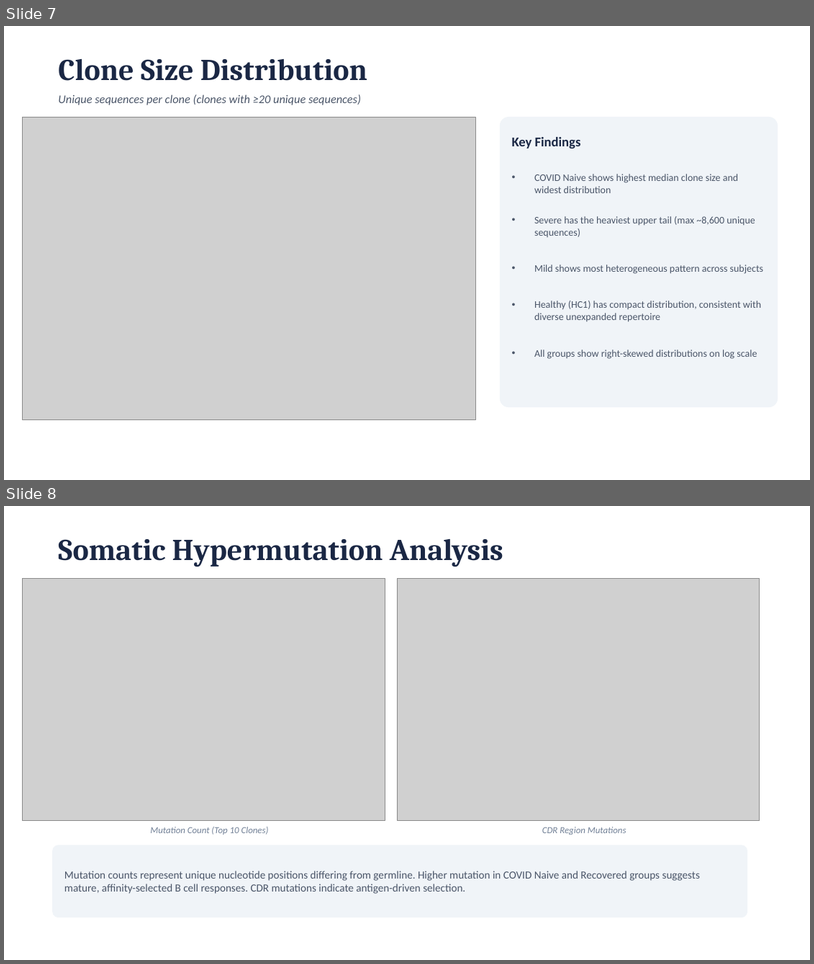
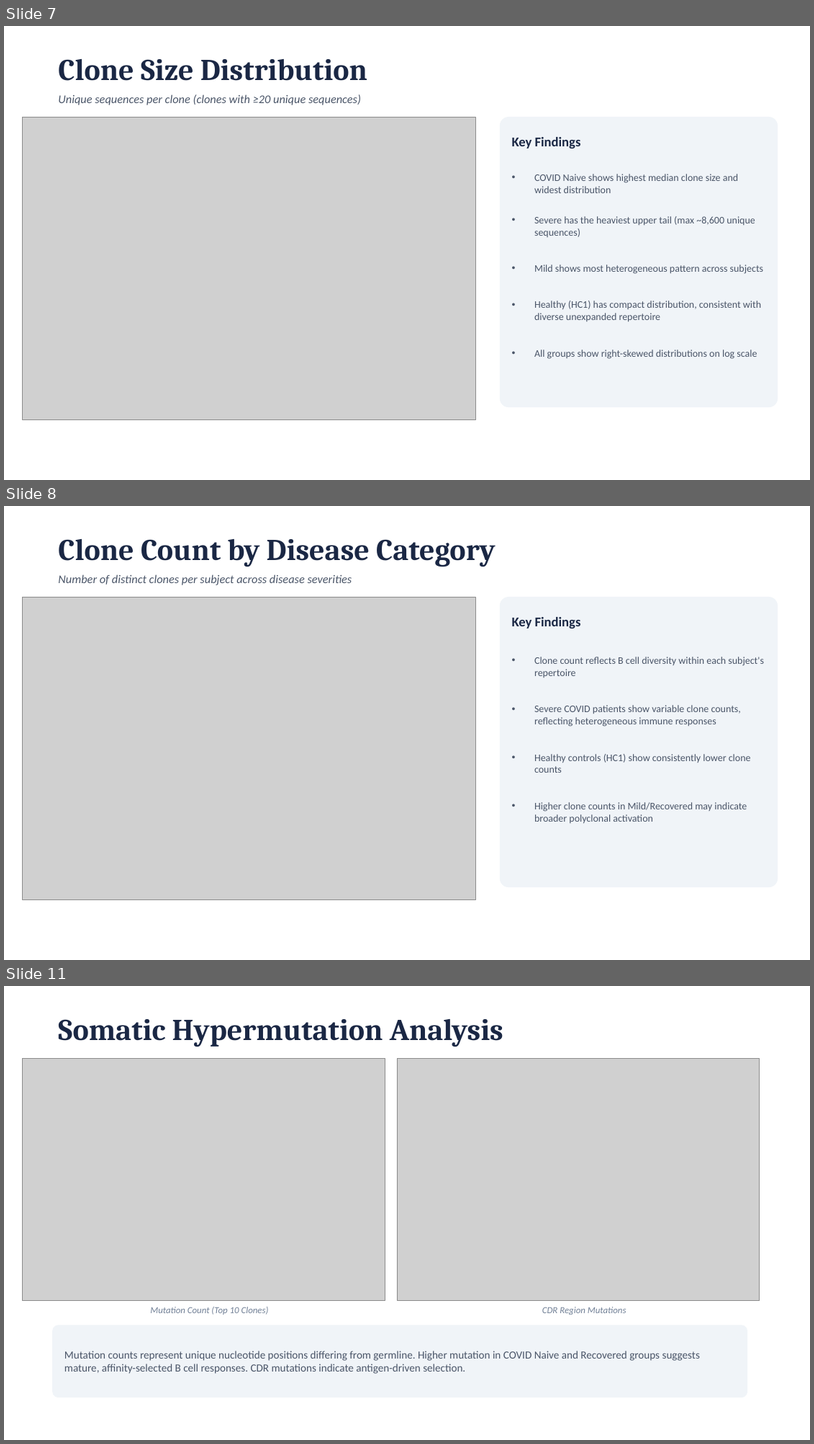
Before and after one commit to areensh/system-immunology-Lab, a slide deck: IS-API_Presentation.pptx. Shown one above the other, each under a label of ours: slides 7 and 8 before the commit, slides 7, 8 and 11 after it; the slides between them are not shown. The pictures are 814x964 and 814x1444 pixels, drawn with LibreOffice and Linux fonts; fonts in the diff are those of the drawing; grey boxes stand for pictures. Boxes give left, top, right and bottom in pixels: in the first picture for what was removed or moved away, otherwise in the second. Text is boxed around its words. In the diff, an @@ line names an element or a change of style, - is before the commit and + after.

```diff
--- a/IS-API_Presentation.pptx
+++ b/IS-API_Presentation.pptx
@@ slide 8 added at [4, 506, 810, 960], background #FFFFFF @@
@@ text added at [58, 539, 496, 567], 36 pt, text #1A2744, bold @@
+Clone Count by Disease Category
@@ text added at [58, 574, 352, 585], 14 pt, text #4A5568, italic @@
+Number of distinct clones per subject across disease severities
@@ picture added at [22, 597, 476, 899] @@
@@ rounded rectangle added at [500, 597, 778, 887], fill #F0F4F8 @@
@@ text added at [512, 617, 581, 628], 16 pt, text #1A2744, bold @@
+Key Findings
@@ text added at [535, 656, 764, 677], 12 pt, text #4A5568 @@
+• Clone count reflects B cell diversity within each subject's repertoire
@@ text added at [535, 705, 741, 726], 12 pt, text #4A5568 @@
+• Severe COVID patients show variable clone counts, reflecting heterogeneous immune responses
@@ text added at [535, 754, 751, 772], 12 pt, text #4A5568 @@
+• Healthy controls (HC1) show consistently lower clone counts
@@ text added at [535, 802, 747, 823], 12 pt, text #4A5568 @@
+• Higher clone counts in Mild/Recovered may indicate broader polyclonal activation
@@ what was slide 8 is now slide 11 @@
```
Also in this commit, not shown: 2 other slides added, 1 other file.
